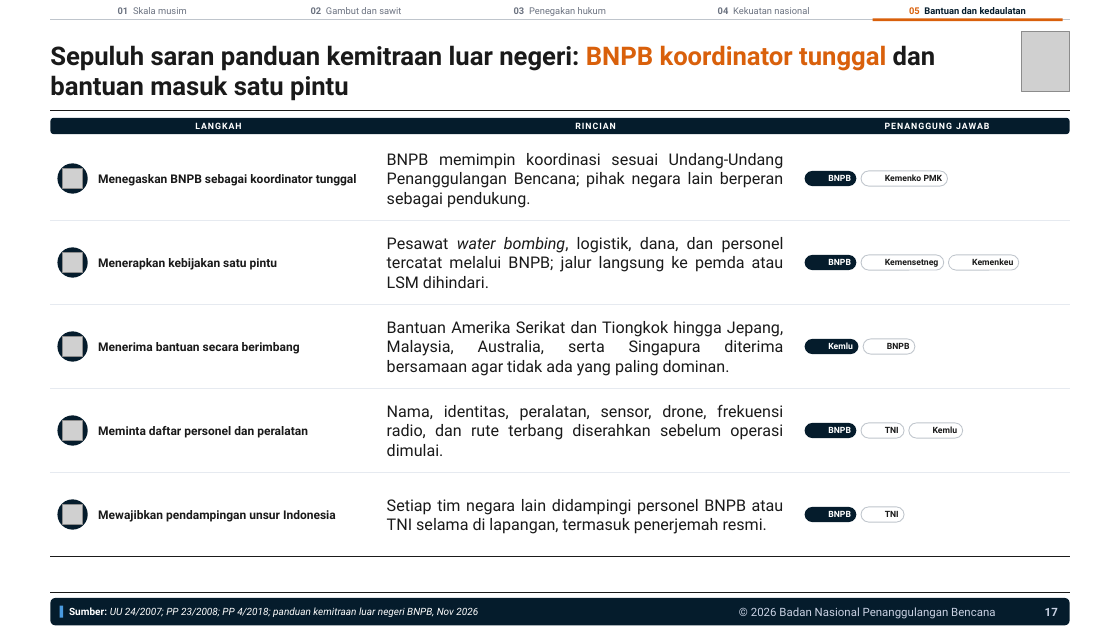
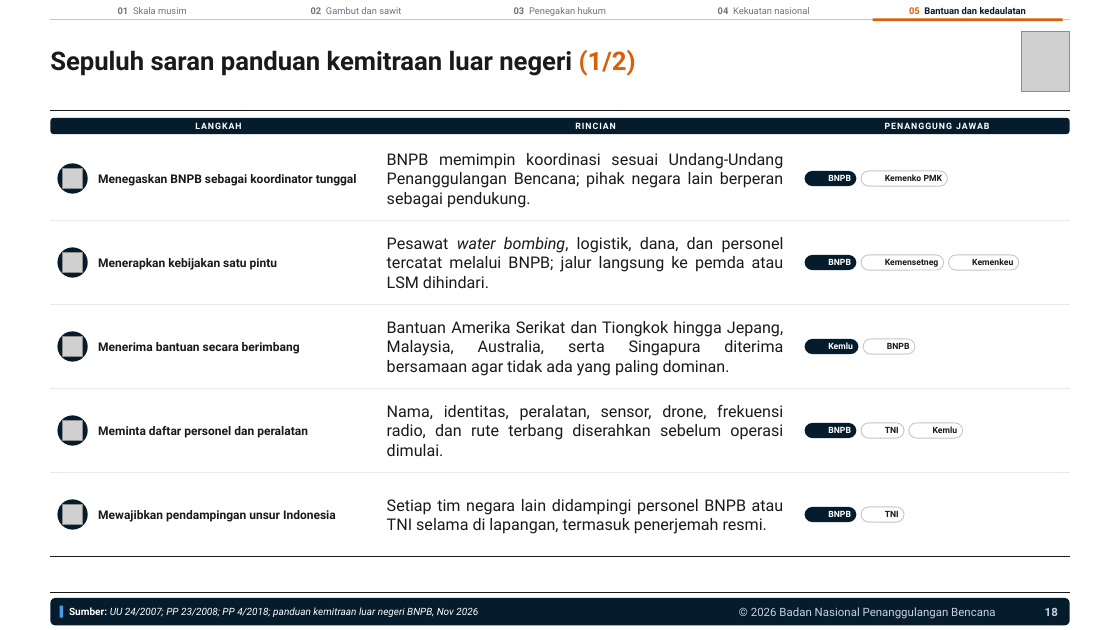
Before and after one commit to terasurbannetwork/poskokarhutla, a slide deck: slide 18 of data/laporan-bnpb/narasi-publik-karhutla-041126/Brief Narasi Publik Karhutla 041126.pptx (slide 17 before the commit). Drawn at 1120x630 pixels with LibreOffice and Linux fonts; fonts in the diff are those of the drawing; grey boxes stand for pictures; background and template pictures are left out. Boxes give left, top, right and bottom in pixels: in the first picture for what was removed or moved away, otherwise in the second. Text is boxed around its words. In the diff, an @@ line names an element or a change of style, - is before the commit and + after.

```diff
--- a/data/laporan-bnpb/narasi-publik-karhutla-041126/Brief Narasi Publik Karhutla 041126.pptx
+++ b/data/laporan-bnpb/narasi-publik-karhutla-041126/Brief Narasi Publik Karhutla 041126.pptx
@@ text at (50, 50, 636, 76): text changed @@
-Sepuluh saran panduan kemitraan luar negeri: BNPB koordinator tunggal dan
-bantuan masuk satu pintu
+Sepuluh saran panduan kemitraan luar negeri (1/2)
@@ text "Sepuluh saran panduan kemitraan luar ..." at (50, 50, 636, 76): vertical alignment bottom to middle @@
@@ text at (1045, 607, 1058, 616): text changed @@
-17
+18
```
Also in this commit, not shown: 12 other slides changed, 4 slides added, 1 slide removed, 3 other files.
